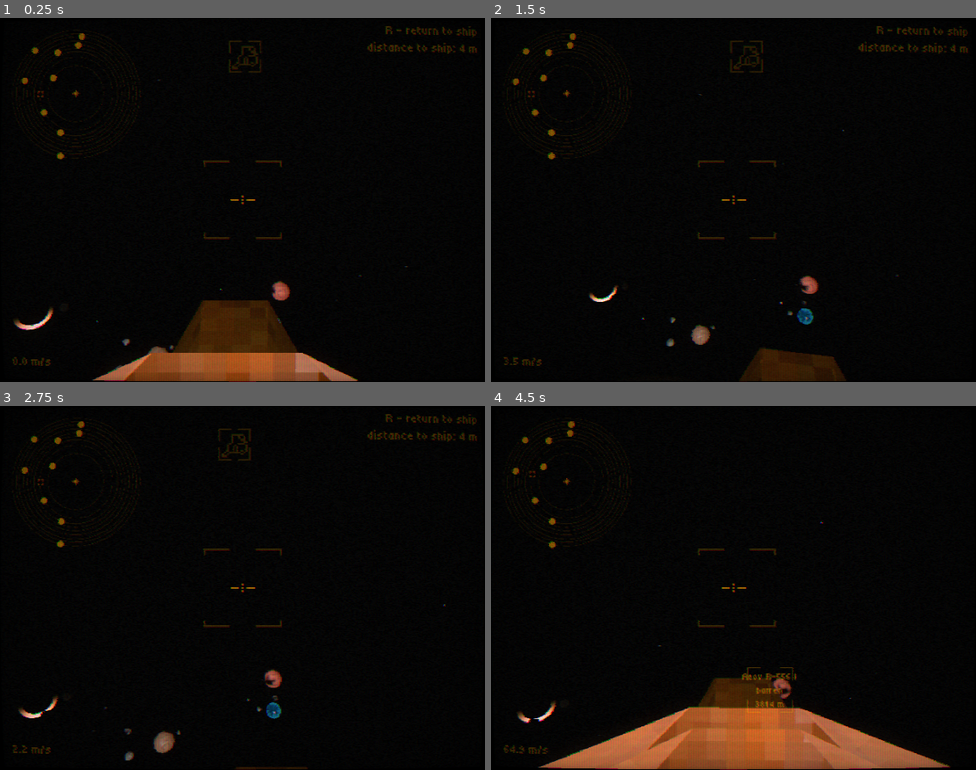
Above: before the commit, frames 1-4 (two rows, left to right).
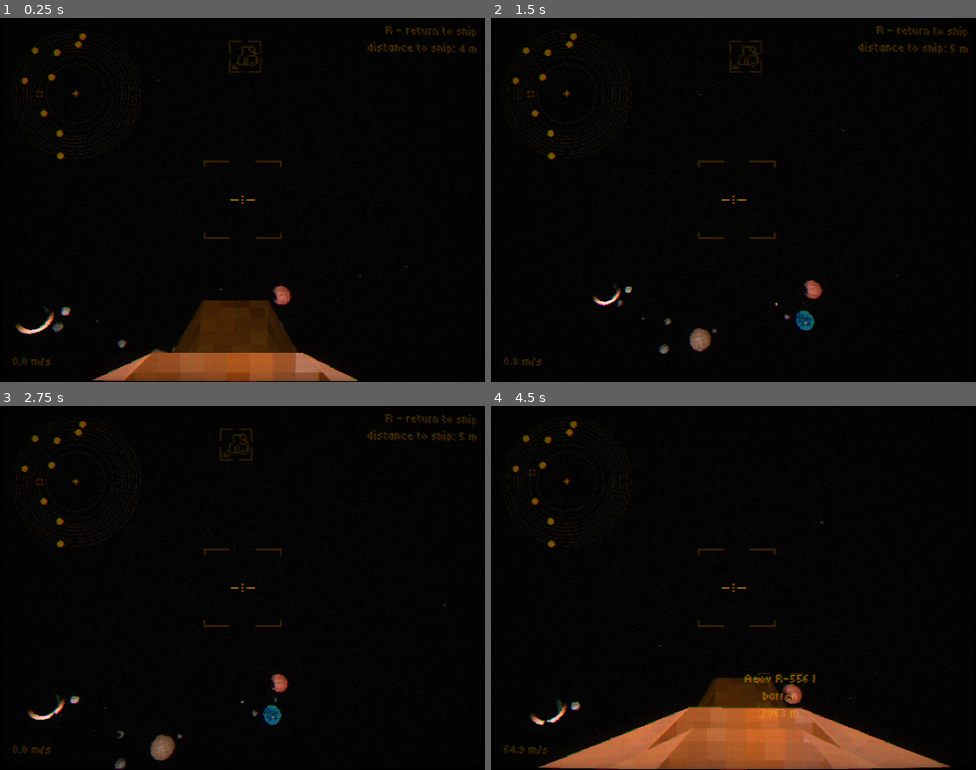
Above: after the commit, the same moments.

Repository: hirqshi/laniakeye
Game: Godot game, scene res://scenes/world.tscn
The game is run twice, just before and just after one commit, with the same random seed, the same clock (stepped at 60 frames per second) and the same inputs.
Inputs (mouse positions are in pixels of both pictures, inside the frame that each line leads up to):
- Up to frame 1 (0.25 s): no input
- Up to frame 2 (1.5 s): move the mouse to (757, 200) at 0.52 s; hold R (return) 0.53-1.28 s; hold W (move_forward) from 0.53 s (still down); tap Space (jump) at 0.77, 1.07 s; tap Shift (run) at 0.8, 1.35 s; move the mouse to (709, 200) at 1.27 s
- Up to frame 3 (2.75 s): keep holding W (move_forward); tap Space (jump) at 1.52, 1.55, 1.82, 2.1 s; move the mouse to (252, 580) at 2.02 s; hold R (return) from 2.03 s (still down)
- Up to frame 4 (4.5 s): keep holding W (move_forward); move the mouse to (728, 595) at 2.77 s; release R (return) at 2.78 s; tap E (interact) at 2.85 s; tap Space (jump) at 3.02, 3.32, 3.77, 3.8, 4.07 s; tap Shift (run) at 3.05, 4.35 s; move the mouse to (772, 591) at 3.52 s; hold R (return) 3.53-4.28 s; move the mouse to (694, 584) at 4.27 s

The runs differ from the first frame. In frame 1, 0.8% of the frame differs, in the area x 2-69%, y 4-97%; in frame 2, 2.7%, in the area x 2-96%, y 4-100%; in frame 3, 1.6%; in frame 4, 1.4%.

Commit message:
Fixed gravity issues, float issues and ship bugs

Diff:
--- a/data/generation_settings.tres
+++ b/data/generation_settings.tres
@@ -7,13 +7,15 @@
 min_planets = 9
 star_surface_gap_m = 300.0
 min_orbit_distance_m = 400.0
-orbit_distance_step_m = 400.0
+orbit_distance_step_m = 200.0
 planet_radius_min_m = 80.0
-planet_radius_max_m = 300.0
-planet_gravity_max = 6.0
-moon_gravity_min = 1.115
-moon_gravity_max = 2.54
-gravity_zone_multiplier = 2.0
+planet_radius_max_m = 200.0
+planet_gravity_max = 4.0
+moon_gravity_min = 3.0
+gravity_zone_multiplier = 2.3
+gravity_fade_curve_power = 1.21
+orbit_speed_max = 0.0003
+rotation_speed_max = 0.005
 orbit_surface_gap_m = 100.0
 moon_surface_gap_m = 20.0
 moon_radius_ratio_max = 0.4
--- a/data/surface_profiles/planets/grass.tres
+++ b/data/surface_profiles/planets/grass.tres
@@ -27,13 +27,6 @@
 normal_strength = 1.0
 triplanar_scale = 0.105
 albedo_gradient = SubResource("Gradient_e6m2j")
-allow_rings = null
-ring_chance = null
-ring_inner_radius_ratio_min = null
-ring_inner_radius_ratio_max = null
-ring_outer_radius_ratio_min = null
-ring_outer_radius_ratio_max = null
-ring_tilt_max_rad = null
 has_atmosphere = true
 atmosphere_outer_height_ratio = 0.39
 atmosphere_mie_color = Color(0.15602916, 0.16553117, 0.178834, 1)
@@ -46,7 +39,6 @@
 ocean_basin_threshold = 0.225
 ocean_basin_depth_m = 32.365
 ocean_basin_edge_softness = 0.075
-ocean_floor_radius_ratio = 0.13
 water_gradient = SubResource("Gradient_0k1rn")
 depth_fade_distance_ratio = 0.035
 metadata/_custom_type_script = "uid://1t0wbuevh1oe"
--- a/generation/generation_settings.gd
+++ b/generation/generation_settings.gd
@@ -28,8 +28,8 @@
 @export var gravity_fade_curve_power: float = 1.5
 
 @export_group("Orbit & Rotation")
-@export var orbit_speed_min: float = 0.002
-@export var orbit_speed_max: float = 0.01
+@export_range(0.0, 0.02, 0.00001) var orbit_speed_min: float = 0.0001
+@export_range(0.0, 0.02, 0.00001) var orbit_speed_max: float = 0.0006
 @export var rotation_speed_min: float = 0.01
 @export var rotation_speed_max: float = 0.05
 @export var axial_tilt_max_rad: float = 0.4
--- a/planets/gravity_zone.gd
+++ b/planets/gravity_zone.gd
@@ -55,3 +55,6 @@
 
 func get_gravity_zone_radius() -> float:
 	return 999999.0
+
+func get_zone_priority() -> int:
+	return 10
--- a/planets/gravity_zone_selector.gd
+++ b/planets/gravity_zone_selector.gd
@@ -17,9 +17,9 @@
 	if not body.has_method("set_zero_g"):
 		return
 
-	var closest_zone: Area3D = null
-	var closest_root: Node3D = null
-	var closest_distance: float = INF
+	var best_zone: Area3D = null
+	var best_priority: int = -1
+	var best_distance: float = INF
 
 	for area in body.get_tree().get_nodes_in_group("planet_gravity_zone"):
 		if not area is Area3D:
@@ -35,14 +35,16 @@
 		if candidate_root == body or candidate_root.is_ancestor_of(body):
 			continue
 
+		var priority: int = area.call("get_zone_priority") if area.has_method("get_zone_priority") else 0
 		var distance: float = body.global_position.distance_to(candidate_root.global_position)
-		if distance < closest_distance:
-			closest_distance = distance
-			closest_zone = area
-			closest_root = candidate_root
 
-	if closest_zone == null:
+		if priority > best_priority or (priority == best_priority and distance < best_distance):
+			best_priority = priority
+			best_distance = distance
+			best_zone = area
+
+	if best_zone == null:
 		body.call("set_zero_g")
 		return
 
-	closest_zone.call("apply_gravity_to", body)
+	best_zone.call("apply_gravity_to", body)
--- a/planets/planet_gravity_zone.gd
+++ b/planets/planet_gravity_zone.gd
@@ -42,5 +42,8 @@
 func get_gravity_root() -> Node3D:
 	return planet_root
 
+func get_zone_priority() -> int:
+	return 0
+
 func apply_gravity_to(body: Node3D) -> void:
 	body.call("set_planet_gravity", planet_root, planet_root.call("get_gravity_strength"))
--- a/player/player.tscn
+++ b/player/player.tscn
@@ -22,9 +22,7 @@
 body_pivot = NodePath("BodyPivot")
 camera_pivot = NodePath("BodyPivot/CameraPivot")
 player_camera = NodePath("BodyPivot/CameraPivot/PlayerCamera")
-jump_velocity = 7.0
-gravity_multiplier = 1.485
-collision_safe_margin_m = 0.17
+jump_velocity = 7.2
 
 [node name="CollisionShape3D" type="CollisionShape3D" parent="." unique_id=1661267911]
 shape = SubResource("CapsuleShape3D_6m30h")
--- a/player/player_controller.gd
+++ b/player/player_controller.gd
@@ -8,21 +8,40 @@
 ## exactly at ground_offset_m above the hit point. move_and_slide() only
 ## resolves horizontal collisions while locked.
 ##
+## FIX (velocity carryover on gravity mode switch): set_planet_gravity /
+## set_flat_gravity / set_zero_g now all zero out velocity explicitly.
+##
+## FIX (ground probe scaled per-planet): ground_probe_distance_m and
+## ground_lock_tolerance_m now scale off the planet's actual radius via
+## _recalibrate_ground_probe_for_source(), instead of one fixed value for
+## every planet regardless of size.
+##
+## FIX (jump height varies wildly with planet gravity): jump_velocity is
+## rescaled per-gravity via _get_effective_jump_velocity() so jump HEIGHT
+## stays roughly constant across different planet gravities (3.0 to 16.0).
+##
+## FIX (idle drift/jitter on rotating planets): _run_locked_ground_frame
+## now re-derives position from the cached _local_offset via to_global()
+## instead of re-raycasting every single frame while stationary - avoids
+## chasing a noisy terrain-mesh raycast that could land on a slightly
+## different triangle/height frame to frame.
+##
+## FIX (FLAT-mode velocity spike on jump, e.g. inside a ship): when there
+## is no horizontal input, _local_planar_offset is now resynced to the
+## body's ACTUAL current local X/Z every frame instead of trusting a
+## carried-over value. Previously, any frame where the real position
+## drifted even slightly from the stored offset (most visibly right as a
+## jump launched) created a permanent gap between them. Since
+## horizontal_velocity = (to_global(offset) - global_position) / delta,
+## that gap gets amplified by 1/delta (60x at 60 fps) into a huge spurious
+## velocity that shoved the body sideways every subsequent frame - this is
+## what was launching players into the ceiling/walls after jumping inside
+## a stationary ship, with the HUD speedometer showing up to ~30 m/s.
+##
 ## FIX (camera sinking into/below floor on slopes): removed the old
-## camera vertical smoothing hack (_update_camera_vertical_smoothing).
-## It was designed to hide RESIDUAL, UNINTENTIONAL vertical noise from the
-## days of relying on move_and_slide's automatic floor snap. With the hard
-## ground lock now in place, ANY vertical movement while grounded (walking
-## down/up a slope, following bumpy terrain) is fully intentional and
-## authoritative - the raycast lock IS the correct ground-following
-## mechanism, there's no more "noise" to hide. The smoothing hack was
-## comparing actual vertical movement against velocity's vertical
-## component (which is always exactly zero while locked, by design) and
-## treating ALL real slope-following motion as "unexpected", subtracting
-## it into a clamped camera offset that got stuck at its negative clamp
-## while walking downhill for any stretch - visually sinking the camera
-## toward/below the floor until the slope leveled out. No smoothing is
-## needed anymore; the camera should simply follow the body 1:1.
+## camera vertical smoothing hack. With the hard ground lock in place, ANY
+## vertical movement while grounded is fully intentional and authoritative
+## - the raycast lock IS the correct ground-following mechanism.
 
 signal moved(is_moving: bool, is_running: bool)
 signal jumped
@@ -64,6 +83,7 @@
 var _local_offset: Vector3 = Vector3.ZERO
 var _local_offset_initialized: bool = false
 var _local_carrier_radius: float = 0.0
+var _orientation_slerp_speed: float = 10.0
 
 # flat mode carrier (ship deck walking - pinned local X/Z, free local Y)
 var _local_planar_offset: Vector2 = Vector2.ZERO
@@ -80,16 +100,21 @@
 	safe_margin = collision_safe_margin_m
 
 func set_planet_gravity(source: Node3D, strength: float) -> void:
+	print("MODE SWITCH to PLANET: player_pos=", global_position, " source=", source)
+	if gravity_source != source:
+		_local_offset_initialized = false
+		_recalibrate_ground_probe_for_source(source)
 	gravity_source = source
 	surface_gravity_strength = strength
 	gravity_mode = GravityMode.PLANET
 	_vertical_speed = 0.0
 	_is_ground_locked = false
 	_jump_active = false
-	_local_offset_initialized = false
+	velocity = Vector3.ZERO
 	gravity_mode_changed.emit(false)
 
 func set_flat_gravity(source: Node3D, strength: float) -> void:
+	print("MODE SWITCH to FLAT: player_pos=", global_position, " source=", source)
 	gravity_source = source
 	surface_gravity_strength = strength
 	gravity_mode = GravityMode.FLAT
@@ -97,9 +122,11 @@
 	_is_ground_locked = false
 	_jump_active = false
 	_local_planar_initialized = false
+	velocity = Vector3.ZERO
 	gravity_mode_changed.emit(false)
 
 func set_zero_g() -> void:
+	print("MODE SWITCH to ZERO_G: player_pos=", global_position)
 	gravity_source = null
 	gravity_mode = GravityMode.ZERO_G
 	up_direction = Vector3.UP
@@ -107,6 +134,7 @@
 	_jump_active = false
 	_local_offset_initialized = false
 	_local_planar_initialized = false
+	velocity = Vector3.ZERO
 	gravity_mode_changed.emit(true)
 
 func get_current_gravity_source() -> Node3D:
@@ -166,7 +194,7 @@
 	if horizontal_velocity.length() > max_horizontal_speed:
 		horizontal_velocity = horizontal_velocity.normalized() * max_horizontal_speed
 
-	global_transform.basis = global_transform.basis.slerp(current_basis, 10.0 * delta).orthonormalized()
+	global_transform.basis = global_transform.basis.slerp(current_basis, _orientation_slerp_speed * delta).orthonormalized()
 
 	var gravity_strength: float = _get_falloff_gravity_strength(distance_to_center)
 	var ground_probe: Dictionary = _probe_ground()
@@ -182,7 +210,7 @@
 	if grounded_in_range and not _jump_active and not jump_requested:
 		_run_locked_ground_frame(horizontal_velocity)
 	elif grounded_in_range and not _jump_active and jump_requested:
-		_vertical_speed = jump_velocity
+		_vertical_speed = _get_effective_jump_velocity(gravity_strength)
 		_jump_active = true
 		_is_ground_locked = false
 		jumped.emit()
@@ -195,18 +223,22 @@
 		velocity = horizontal_velocity + up_direction * _vertical_speed
 		move_and_slide()
 
-	var local_body_position: Vector3 = gravity_source.to_local(global_position)
-	if local_body_position.length_squared() > 0.000001:
-		_local_offset = local_body_position.normalized() * _local_carrier_radius
+	_local_offset = gravity_source.to_local(global_position)
 
 	moved.emit(input_dir.length() > 0.1, is_running)
 
 func _process_flat_surface_movement(delta: float) -> void:
+	if gravity_source.has_method("get_platform_motion_delta"):
+		var platform_motion_delta: Vector3 = gravity_source.call("get_platform_motion_delta")
+		if not platform_motion_delta.is_zero_approx():
+			global_position += platform_motion_delta
+
 	var current_local_position: Vector3 = gravity_source.to_local(global_position)
 
 	if not _local_planar_initialized:
 		_local_planar_offset = Vector2(current_local_position.x, current_local_position.z)
 		_local_planar_initialized = true
+		print("FLAT INIT: local_pos=", current_local_position, " ship_pos=", gravity_source.global_position)
 
 	up_direction = gravity_source.global_transform.basis.y.normalized()
 
@@ -216,26 +248,38 @@
 	is_running = Input.is_action_pressed("run") and input_dir.length() > 0.1
 	var speed: float = run_speed if is_running else walk_speed
 
-	var world_move_dir: Vector3 = (current_basis * Vector3(input_dir.x, 0.0, input_dir.y)).normalized() if input_dir.length() > 0.01 else Vector3.ZERO
-	var local_move_dir: Vector3 = gravity_source.global_transform.basis.inverse() * world_move_dir
-	var local_horizontal_delta: Vector2 = Vector2(local_move_dir.x, local_move_dir.z) * speed * delta
-
-	_local_planar_offset += local_horizontal_delta
-
-	var horizontal_target_local_pos: Vector3 = Vector3(_local_planar_offset.x, current_local_position.y, _local_planar_offset.y)
-	var horizontal_target_world_pos: Vector3 = gravity_source.to_global(horizontal_target_local_pos)
-	var horizontal_velocity: Vector3 = (horizontal_target_world_pos - global_position) / delta if delta > 0.0 else Vector3.ZERO
-	horizontal_velocity -= horizontal_velocity.project(up_direction)
-
-	var max_horizontal_speed: float = run_speed * max_horizontal_speed_multiplier
-	if horizontal_velocity.length() > max_horizontal_speed:
-		horizontal_velocity = horizontal_velocity.normalized() * max_horizontal_speed
+	var has_input: bool = input_dir.length() > 0.01
+	var horizontal_velocity: Vector3 = Vector3.ZERO
+
+	if has_input:
+		var world_move_dir: Vector3 = (current_basis * Vector3(input_dir.x, 0.0, input_dir.y)).normalized()
+		var local_move_dir: Vector3 = gravity_source.global_transform.basis.inverse() * world_move_dir
+		var local_horizontal_delta: Vector2 = Vector2(local_move_dir.x, local_move_dir.z) * speed * delta
+
+		_local_planar_offset += local_horizontal_delta
+
+		var horizontal_target_local_pos: Vector3 = Vector3(_local_planar_offset.x, current_local_position.y, _local_planar_offset.y)
+		var horizontal_target_world_pos: Vector3 = gravity_source.to_global(horizontal_target_local_pos)
+		horizontal_velocity = (horizontal_target_world_pos - global_position) / delta if delta > 0.0 else Vector3.ZERO
+		horizontal_velocity -= horizontal_velocity.project(up_direction)
+
+		var max_horizontal_speed: float = run_speed * max_horizontal_speed_multiplier
+		if horizontal_velocity.length() > max_horizontal_speed:
+			horizontal_velocity = horizontal_velocity.normalized() * max_horizontal_speed
+	else:
+		# no input - don't round-trip position through to_local()/to_global()
+		# every frame, that repeated matrix inverse+multiply at large world
+		# coordinates introduces tiny orientation-dependent floating point
+		# error that compounds every physics frame into a slow directional
+		# drift. Just keep the offset in sync without touching global_position.
+		_local_planar_offset = Vector2(current_local_position.x, current_local_position.z)
 
 	global_transform.basis = global_transform.basis.slerp(current_basis, 10.0 * delta).orthonormalized()
 
 	var ground_probe: Dictionary = _probe_ground()
 	var grounded_in_range: bool = ground_probe.found and ground_probe.distance <= ground_offset_m + ground_lock_tolerance_m
 	var jump_requested: bool = Input.is_action_just_pressed("jump")
+	var pos_before_frame: Vector3 = global_position
 
 	if _jump_active and _vertical_speed <= 0.0 and grounded_in_range:
 		_jump_active = false
@@ -243,7 +287,8 @@
 	if grounded_in_range and not _jump_active and not jump_requested:
 		_run_locked_ground_frame(horizontal_velocity)
 	elif grounded_in_range and not _jump_active and jump_requested:
-		_vertical_speed = jump_velocity
+		_vertical_speed = _get_effective_jump_velocity(surface_gravity_strength * gravity_multiplier)
+		print("FLAT JUMP START: launch_v=", _vertical_speed, " gravity=", surface_gravity_strength * gravity_multiplier, " pos=", global_position)
 		_jump_active = true
 		_is_ground_locked = false
 		jumped.emit()
@@ -256,6 +301,12 @@
 		velocity = horizontal_velocity + up_direction * _vertical_speed
 		move_and_slide()
 
+	if _jump_active and abs(_vertical_speed) > 15.0:
+		print("FLAT JUMP RUNAWAY: v_speed=", _vertical_speed, " grounded_in_range=", grounded_in_range, " ground_probe_found=", ground_probe.found, " ground_probe_dist=", ground_probe.distance, " pos=", global_position, " ship_pos=", gravity_source.global_position)
+
+	if global_position.distance_to(pos_before_frame) > 2.0:
+		print("FLAT TELEPORT: before=", pos_before_frame, " after=", global_position, " h_vel=", horizontal_velocity, " ground_probe_found=", ground_probe.found, " ground_probe_dist=", ground_probe.distance, " grounded_in_range=", grounded_in_range, " up_dir=", up_direction, " ship_pos=", gravity_source.global_position)
+
 	var post_move_local_position: Vector3 = gravity_source.to_local(global_position)
 	_local_planar_offset = Vector2(post_move_local_position.x, post_move_local_position.z)
 
@@ -268,6 +319,25 @@
 ## introduced. No sliding, no separation, no floor-snap flicker.
 func _run_locked_ground_frame(horizontal_velocity: Vector3) -> void:
 	_vertical_speed = 0.0
+
+	var can_use_frozen_anchor: bool = false
+	var frozen_anchor_target: Vector3 = global_position
+
+	if gravity_mode == GravityMode.PLANET and _local_offset_initialized:
+		can_use_frozen_anchor = true
+		frozen_anchor_target = gravity_source.to_global(_local_offset)
+	elif gravity_mode == GravityMode.FLAT and _local_planar_initialized:
+		can_use_frozen_anchor = true
+		var current_local_position: Vector3 = gravity_source.to_local(global_position)
+		var target_local: Vector3 = Vector3(_local_planar_offset.x, current_local_position.y, _local_planar_offset.y)
+		frozen_anchor_target = gravity_source.to_global(target_local)
+
+	if horizontal_velocity.length() < 0.001 and _is_ground_locked and can_use_frozen_anchor:
+		global_position = frozen_anchor_target
+		velocity = Vector3.ZERO
+		move_and_slide()
+		return
+
 	velocity = horizontal_velocity
 	move_and_slide()
 
@@ -297,6 +367,30 @@
 	var hit_point: Vector3 = result.position
 	var distance: float = (global_position - hit_point).dot(up_direction)
 	return {"found": true, "hit_point": hit_point, "distance": distance}
+
+## Scales the ground probe's reach and lock tolerance to the actual
+## planet's radius, once, whenever gravity_source changes to a different
+## body - a fixed probe window doesn't work equally well for a 40m moon
+## and a 140m planet.
+func _recalibrate_ground_probe_for_source(source: Node3D) -> void:
+	if not source.has_method("get_radius"):
+		return
+	var radius_m: float = source.call("get_radius")
+	ground_probe_distance_m = clamp(radius_m * 0.05, 1.0, 6.0)
+	ground_lock_tolerance_m = clamp(radius_m * 0.01, 0.15, 0.6)
+	# smaller planets have sharper curvature relative to walking speed,
+	# so up_direction changes faster underfoot - the body's orientation
+	# needs to catch up proportionally faster or it visibly lags behind
+	# the actual surface normal, throwing jumps sideways instead of up
+	_orientation_slerp_speed = clamp(400.0 / radius_m, 8.0, 30.0)
+
+## Rescales jump launch velocity so jump HEIGHT stays roughly constant
+## across planets with wildly different gravity_strength (3.0 to 16.0) -
+## a fixed jump_velocity is nearly unjumpable on high-g planets and
+## floaty on low-g ones.
+func _get_effective_jump_velocity(gravity_strength: float) -> float:
+	var reference_gravity: float = 9.8
+	return jump_velocity * sqrt(max(gravity_strength, 0.1) / reference_gravity)
 
 func _get_falloff_gravity_strength(distance_to_center: float) -> float:
 	var base_strength: float = surface_gravity_strength * gravity_multiplier
--- a/ship/ship_controller.gd
+++ b/ship/ship_controller.gd
@@ -74,6 +74,9 @@
 var _parked_local_offset: Vector3 = Vector3.ZERO
 var _parked_local_basis: Basis = Basis.IDENTITY
 var _parked_anchor_valid: bool = false
+var _parked_prev_position: Vector3 = Vector3.ZERO
+var _parked_velocity_estimate: Vector3 = Vector3.ZERO
+var _parked_motion_delta: Vector3 = Vector3.ZERO
 
 # hull lag state - local counter-rotation applied on top of ship_model's
 # ORIGINAL (inspector-set) basis, never replacing it.
@@ -81,6 +84,7 @@
 var _hull_lag_basis: Basis = Basis.IDENTITY
 
 func _ready() -> void:
+	process_physics_priority = -50
 	if landing_raycast == null:
 		push_error("ShipController (%s): 'Landing Raycast' export is not assigned" % name)
 	elif not landing_raycast.enabled:
@@ -116,6 +120,21 @@
 
 func get_current_gravity_source() -> Node3D:
 	return gravity_source
+
+func get_platform_motion_delta() -> Vector3:
+	return _parked_motion_delta
+
+func get_current_velocity() -> Vector3:
+	if _is_parked:
+		# velocity is force-zeroed while parked (position is driven
+		# directly via to_global(), not through physics velocity), but
+		# the ship is still actually moving through world space if
+		# gravity_source is rotating/orbiting fast. _parked_velocity_estimate
+		# tracks the REAL frame-to-frame motion so anyone leaving the ship
+		# (the player) inherits it instead of a false zero that leaves
+		# them behind as the planet rotates out from under them.
+		return _parked_velocity_estimate
+	return velocity
 
 ## Exposes the ship seat's exit transform to external systems (World's
 ## spawn/"return to ship" logic) without them needing to know ShipSeat's
@@ -186,20 +205,46 @@
 			_parked_local_offset = gravity_source.to_local(global_position)
 			_parked_local_basis = gravity_source.global_transform.basis.inverse() * global_transform.basis
 			_parked_anchor_valid = true
+			_parked_prev_position = global_position
+			_parked_motion_delta = Vector3.ZERO
+
+		var previous_position: Vector3 = global_position
 
 		global_position = gravity_source.to_global(_parked_local_offset)
-		global_transform.basis = (gravity_source.global_transform.basis * _parked_local_basis).orthonormalized()
+		global_transform.basis = (
+			gravity_source.global_transform.basis * _parked_local_basis
+		).orthonormalized()
+
+		_parked_motion_delta = global_position - previous_position
+
+		if delta > 0.0:
+			_parked_velocity_estimate = _parked_motion_delta / delta
+		else:
+			_parked_velocity_estimate = Vector3.ZERO
+
+		_parked_prev_position = global_position
 		velocity = Vector3.ZERO
-		move_and_slide()
+
+		# Важно: parked Ship не надо move_and_slide()'ить.
+		# Иначе safe_margin может снова дать ему паразитный сдвиг
+		# от игрока, находящегося внутри корпуса.
 		speed_changed.emit(0.0)
 		return
 
 	if _is_parked:
+		_parked_motion_delta = Vector3.ZERO
+		_parked_velocity_estimate = Vector3.ZERO
 		velocity = Vector3.ZERO
-		move_and_slide()
 		speed_changed.emit(0.0)
 		return
 
+	if not is_instance_valid(gravity_source) and velocity.is_zero_approx():
+		_parked_motion_delta = Vector3.ZERO
+		_parked_velocity_estimate = Vector3.ZERO
+		speed_changed.emit(0.0)
+		return
+
+	_parked_motion_delta = Vector3.ZERO
 	velocity = velocity.lerp(Vector3.ZERO, linear_damping * delta)
 	_apply_gravity(delta)
 	move_and_slide()
@@ -245,14 +290,35 @@
 ## the surface normal, horizontal thrust input still allows taxiing, and
 ## position eases onto the surface via lerp.
 func _run_magnet_landing_frame(input_dir: Vector3, probe: Dictionary, delta: float) -> void:
+	var tangential_input: Vector3 = Vector3(input_dir.x, 0.0, input_dir.z)
+	var is_taxiing: bool = tangential_input.length() > 0.01
+
+	if _is_parked and _parked_anchor_valid and not is_taxiing:
+		global_position = gravity_source.to_global(_parked_local_offset) if is_instance_valid(gravity_source) else global_position
+		if is_instance_valid(gravity_source):
+			global_transform.basis = (gravity_source.global_transform.basis * _parked_local_basis).orthonormalized()
+
+		if delta > 0.0:
+			_parked_velocity_estimate = (global_position - _parked_prev_position) / delta
+		_parked_prev_position = global_position
+
+		velocity = Vector3.ZERO
+		move_and_slide()
+		speed_changed.emit(0.0)
+		return
+
 	var safe_current_basis: Basis = global_transform.basis.orthonormalized()
 	var target_basis: Basis = _basis_from_up(probe.normal, safe_current_basis)
-	global_transform.basis = safe_current_basis.slerp(target_basis, landing_align_speed * delta).orthonormalized()
-
-	var tangential_input: Vector3 = Vector3(input_dir.x, 0.0, input_dir.z)
+
+	var basis_angle_to_target: float = safe_current_basis.get_rotation_quaternion().angle_to(target_basis.get_rotation_quaternion())
+	if basis_angle_to_target < deg_to_rad(0.5):
+		global_transform.basis = target_basis
+	else:
+		global_transform.basis = safe_current_basis.slerp(target_basis, landing_align_speed * delta).orthonormalized()
+
 	var horizontal_velocity: Vector3 = Vector3.ZERO
 
-	if tangential_input.length() > 0.01:
+	if is_taxiing:
 		var accel_dir: Vector3 = (global_transform.basis * tangential_input).normalized()
 		accel_dir -= accel_dir.project(probe.normal)
 		if accel_dir.length() > 0.001:
@@ -264,7 +330,10 @@
 	var post_probe: Dictionary = _probe_landing_surface()
 	if post_probe.found:
 		var target_position: Vector3 = post_probe.hit_point + post_probe.normal * landing_offset_m
-		global_position = global_position.lerp(target_position, clamp(landing_position_smoothing_speed * delta, 0.0, 1.0))
+		if global_position.distance_to(target_position) < 0.02:
+			global_position = target_position
+		else:
+			global_position = global_position.lerp(target_position, clamp(landing_position_smoothing_speed * delta, 0.0, 1.0))
 
 	if is_instance_valid(gravity_source):
 		_parked_local_offset = gravity_source.to_local(global_position)
--- a/ship/ship_seat.gd
+++ b/ship/ship_seat.gd
@@ -110,7 +110,12 @@
 
 	if exit_position:
 		player_controller.global_transform = exit_position.global_transform
-	player_controller.velocity = Vector3.ZERO
+		if ship_controller and ship_controller.has_method("get_current_velocity"):
+			var exit_velocity: Vector3 = ship_controller.call("get_current_velocity")
+			print("UNSEAT: exit_position=", exit_position.global_position, " ship_velocity=", exit_velocity, " ship_gravity_source=", ship_controller.get_current_gravity_source())
+			player_controller.velocity = exit_velocity
+		else:
+			player_controller.velocity = Vector3.ZERO
 	player_controller.visible = true
 	if player_collision_shape:
 		player_collision_shape.disabled = false
--- a/ui/hud.tscn
+++ b/ui/hud.tscn
@@ -21,7 +21,6 @@
 
 [sub_resource type="LabelSettings" id="LabelSettings_ff8ar"]
 font = ExtResource("7_q43x7")
-font_size = 12
 
 [sub_resource type="LabelSettings" id="LabelSettings_m0eg6"]
 font = ExtResource("7_q43x7")
Binary file added: assets/textures/leaves.png
Not shown, added: assets/textures/leaves.png.import
Binary file added: assets/ui/Sprite-0001.aseprite
